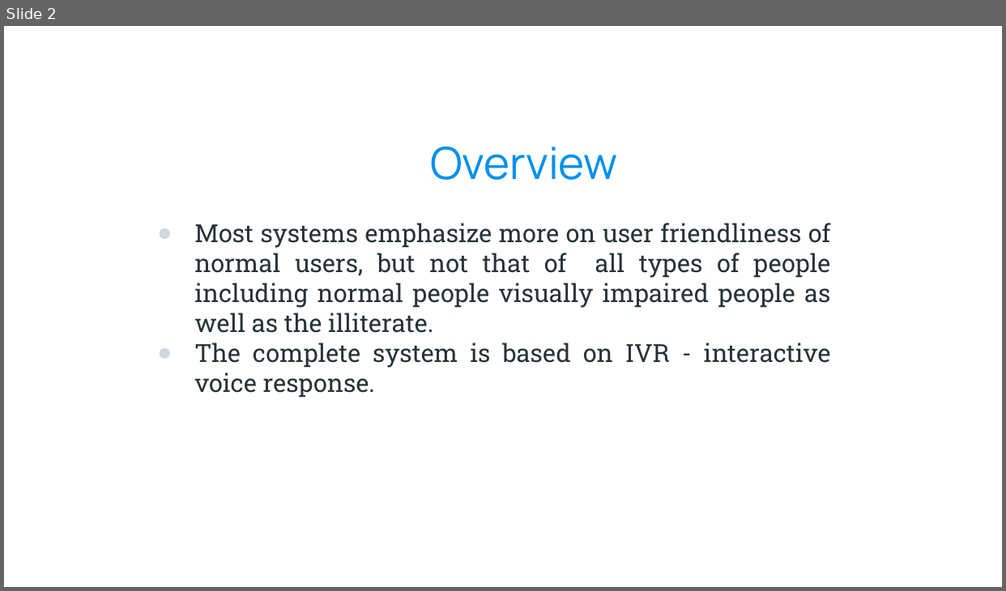
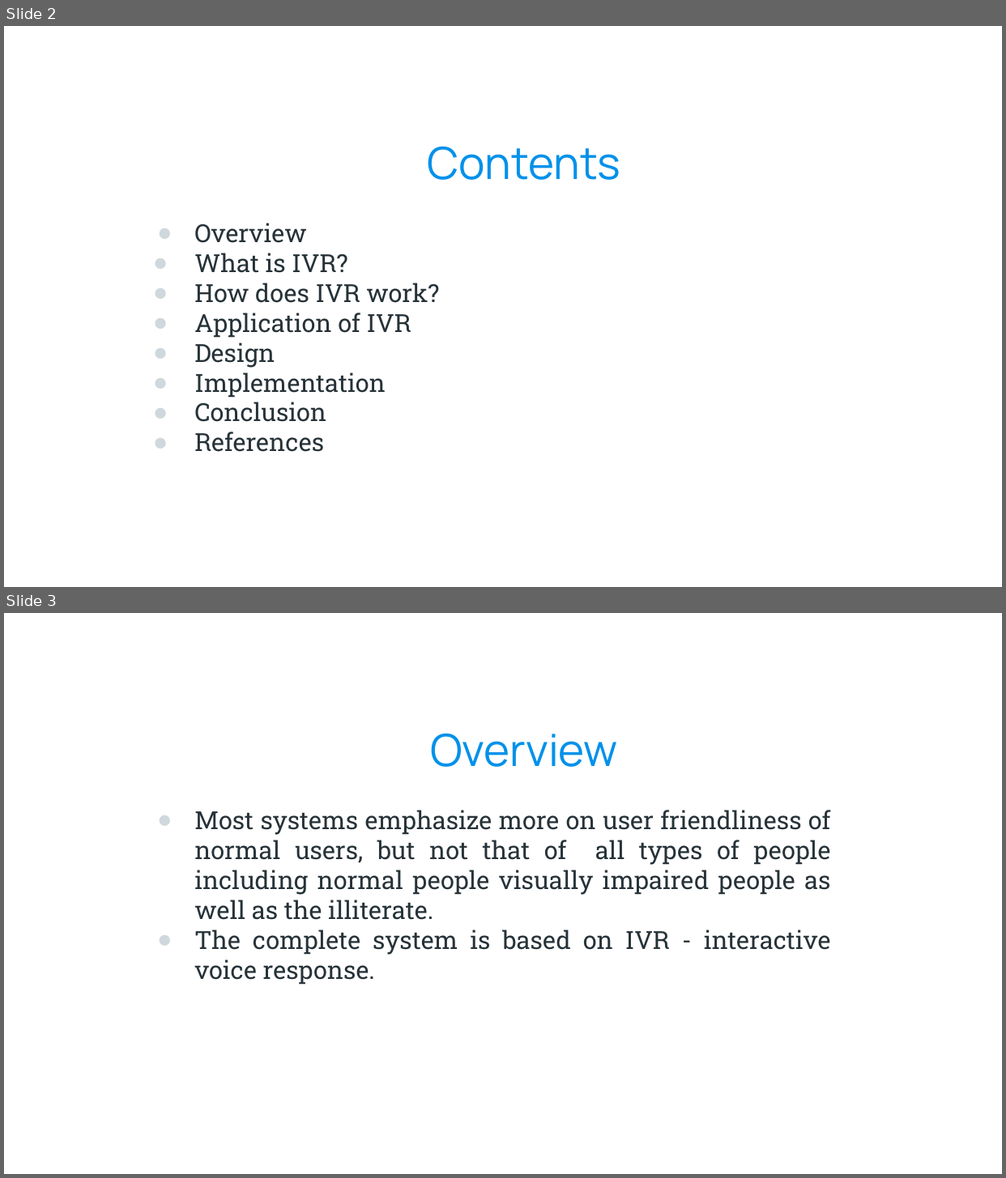
Before and after one commit to kazimsayed954/S5, a slide deck: Design Project/Voice Based Email System for the Visually Impaired 1.pptx. Shown one above the other, each under a label of ours: slide 2 before the commit, slides 2 and 3 after it. The pictures are 1006x591 and 1006x1178 pixels, drawn with LibreOffice and Linux fonts; fonts in the diff are those of the drawing; background and template pictures are left out. Boxes give left, top, right and bottom in pixels: in the first picture for what was removed or moved away, otherwise in the second. Text is boxed around its words. In the diff, an @@ line names an element or a change of style, - is before the commit and + after.

Commit message:
added new gtc text; mm ppt; dp ppt

```diff
--- a/Design Project/Voice Based Email System for the Visually Impaired 1.pptx
+++ b/Design Project/Voice Based Email System for the Visually Impaired 1.pptx
@@ slide 2 added at [4,26,1002,587], background picture (left out) @@
@@ title added at [427,146,620,180], 32 pt, text #0091EA @@
+Contents
@@ text added at [194,223,439,452], 18 pt, text #263238 @@
+● Overview
+● What is IVR?
+● How does IVR work?
+● Application of IVR
+● Design
+● Implementation
+● Conclusion
+● References
@@ what was slide 2 is now slide 3 @@
```
Also in this commit, not shown: 4 slides changed, 2 other slides added, 11 other files.
